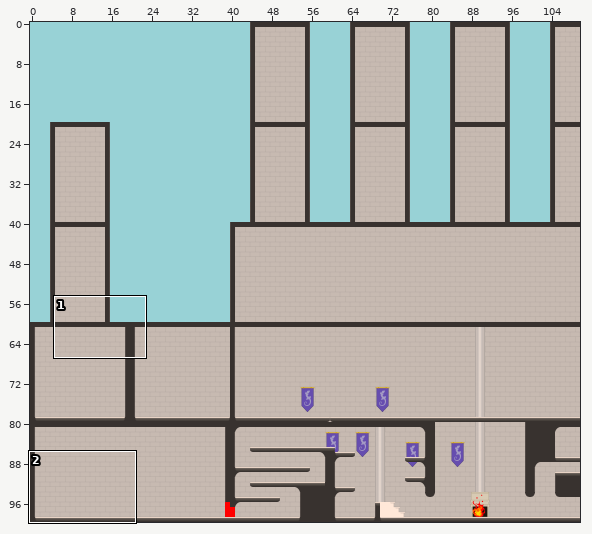
Tiled map, stored at assets/carte_chambord.tmx. The first picture is a wide view before the edit; the outline marks the close-up.
Close-up. Before the commit:
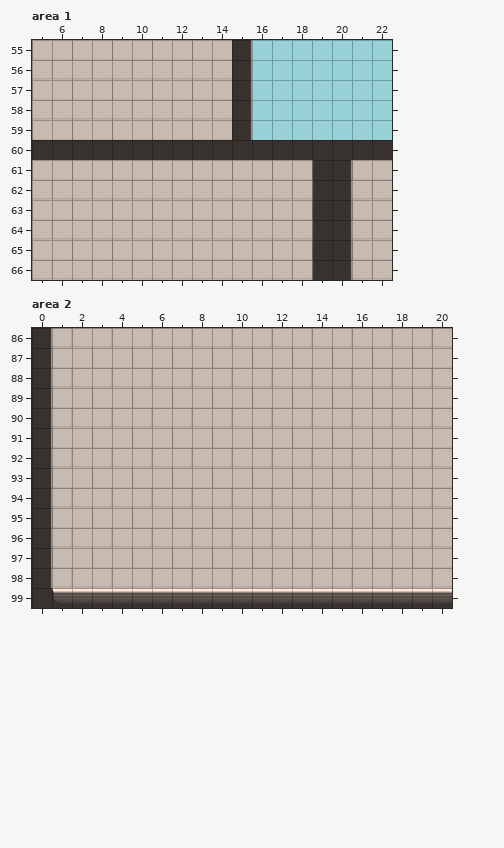
Cells are 300x300 px. Shown: area 1 x 5..22, y 55..66; area 2 x 0..20, y 86..99. The commit also changed other parts of the map, which this record leaves out. Not drawn, because the pictures are missing: unchanged layer "fond".
The result:
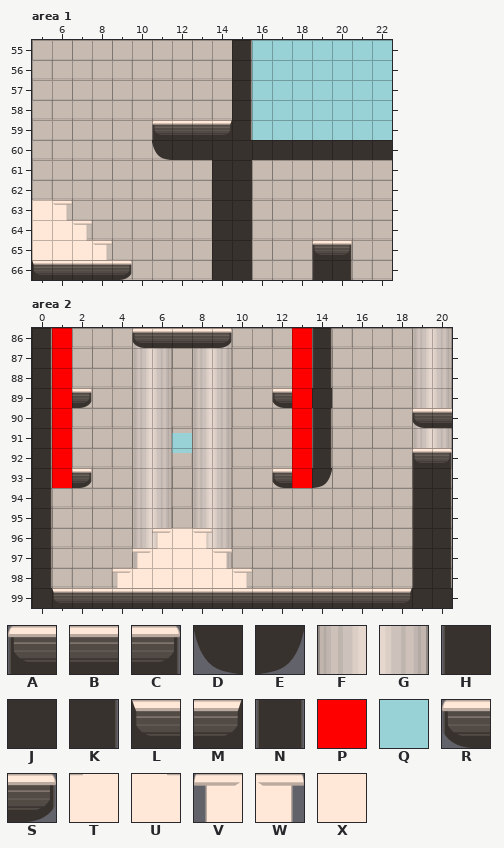
Key: from "tileset_chambord": A 0, B 1, C 2, D 4, E 4 flipped left-right, F 5, G 6, H 10, J 11, K 12, L 20, M 21, N 23, P 24, Q 25, R 30, S 31, T 32, U 32 flipped left-right, V 33, W 33 flipped left-right, X 34.
_ is an empty cell.
Objects are placed by their top-left corner, in cells (3,4 is the top-left corner of cell 3,4); size is 1x1 cell unless given.
Changes in this commit:
Layer "layer_walls", area 1:
Tile A replaces tile H in row 65 at x 19.
Tile A is added in row 59 at x 11.
Tile B is added in row 59 at x 12 to 13; in row 66 at x 6 to 8.
Tile C replaces tile K in row 65 at x 20.
Tile D replaces tile J in row 60 at x 11.
Tile J is added in rows 61 to 66 at x 14 to 15.
Tile L is added in row 66 at x 5.
Tile M is added in row 59 at x 14.
Tile S is added in row 66 at x 9.
Tile U is added in row 64 at x 6; in row 65 at x 7.
Tile W is added in row 63 at x 6; in row 64 at x 7; in row 65 at x 8.
Tile X is added in rows 63 to 64 at x 5; in row 65 at x 5 to 6.
Tile H is removed in rows 61 to 64 at x 19.
Tile J is removed in row 60 at x 5 to 10.
Tile K is removed in rows 61 to 64 at x 20.
Layer "deco_pasfond", area 2:
Tile F is added in row 86 at x 5 and 19; in rows 87 to 92 at x 5, 8 and 19; in rows 93 to 96 at x 5 and 8; in row 97 at x 5.
Tile G is added in row 86 at x 9 and 20; in rows 87 to 89 at x 6, 9 and 20; in row 90 at x 6 and 9; in rows 91 to 92 at x 6, 9 and 20; in rows 93 to 96 at x 6 and 9; in row 97 at x 9.
Layer "layer_walls", area 2:
Tile A is added in row 92 at x 19.
Tile B is added in row 86 at x 6 to 8; in row 90 at x 20.
Tile C is added in row 92 at x 20.
Tile E is added in row 93 at x 14.
Tile H is added in rows 93 to 98 at x 19.
Tile J replaces tile B in row 99 at x 19 to 20.
Tile J is added in row 89 at x 14.
Tile K is added in rows 93 to 98 at x 20.
Tile M replaces tile B in row 99 at x 18.
Tile N is added in rows 86 to 88 at x 14; in rows 90 to 92 at x 14.
Tile R is added in row 86 at x 5; in row 89 at x 12; in row 90 at x 19; in row 93 at x 12.
Tile S is added in row 86 at x 9; in row 89 at x 2; in row 93 at x 2.
Tile T is added in row 97 at x 6; in row 98 at x 5.
Tile U is added in row 97 at x 8; in row 98 at x 9.
Tile V is added in row 96 at x 6; in row 97 at x 5; in row 98 at x 4.
Tile W is added in row 96 at x 8; in row 97 at x 9; in row 98 at x 10.
Tile X is added in rows 96 to 97 at x 7; in row 98 at x 6 to 8.
Layer "layer_spawnTableau", area 2:
A new object: Q at 7,91.2.
Layer "layer_tableau", area 2:
Tile P is added in rows 86 to 93 at x 1 and 13.
